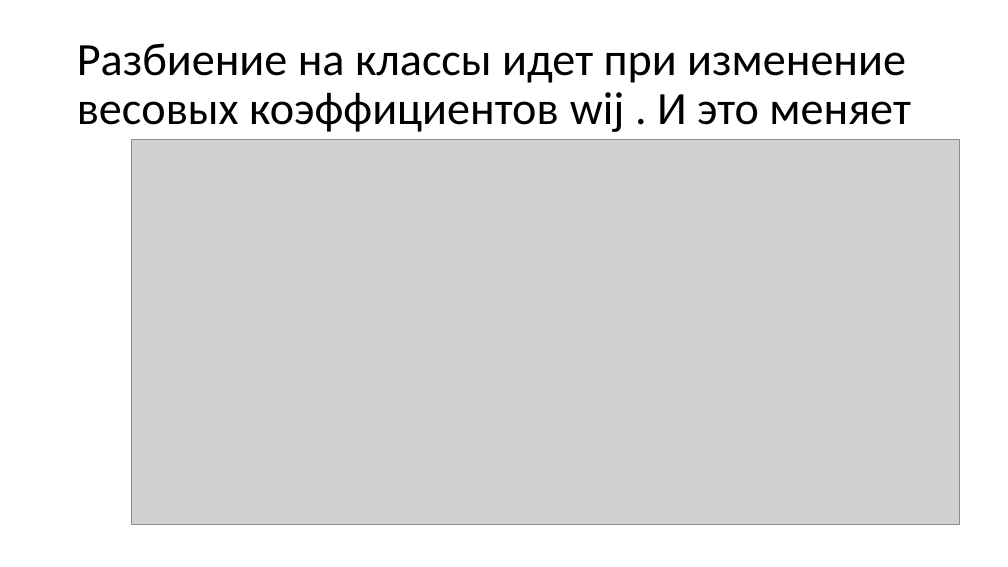
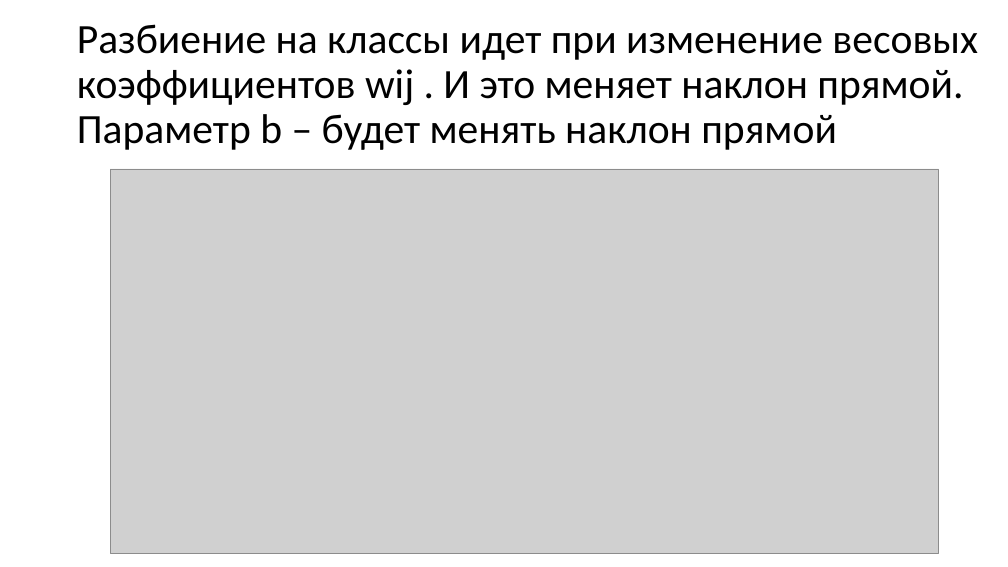
Before and after one commit to SofiFairyTell/labwork_2021, a slide deck: slide 4 of Моделирование систем_/Лекции/Схемы.pptx. Drawn at 1008x567 pixels with LibreOffice and Linux fonts; fonts in the diff are those of the drawing; grey boxes stand for pictures. Boxes give left, top, right and bottom in pixels: in the first picture for what was removed or moved away, otherwise in the second. Text is boxed around its words. In the diff, an @@ line names an element or a change of style, - is before the commit and + after.

```diff
--- a/Моделирование систем_/Лекции/Схемы.pptx
+++ b/Моделирование систем_/Лекции/Схемы.pptx
@@ title at bbox=[77, 24, 978, 150]: text changed; size 44 to 39.6 pt @@
-Разбиение на классы идет при изменение весовых коэффициентов wij . И это меняет
+Разбиение на классы идет при изменение весовых коэффициентов wij . И это меняет наклон прямой. Параметр b – будет менять наклон прямой
@@ picture: place and size @@
-picture at bbox=[132, 140, 960, 524]
+picture at bbox=[110, 169, 939, 554]
```
Also in this commit, not shown: 7 slides added, 1 other file.
